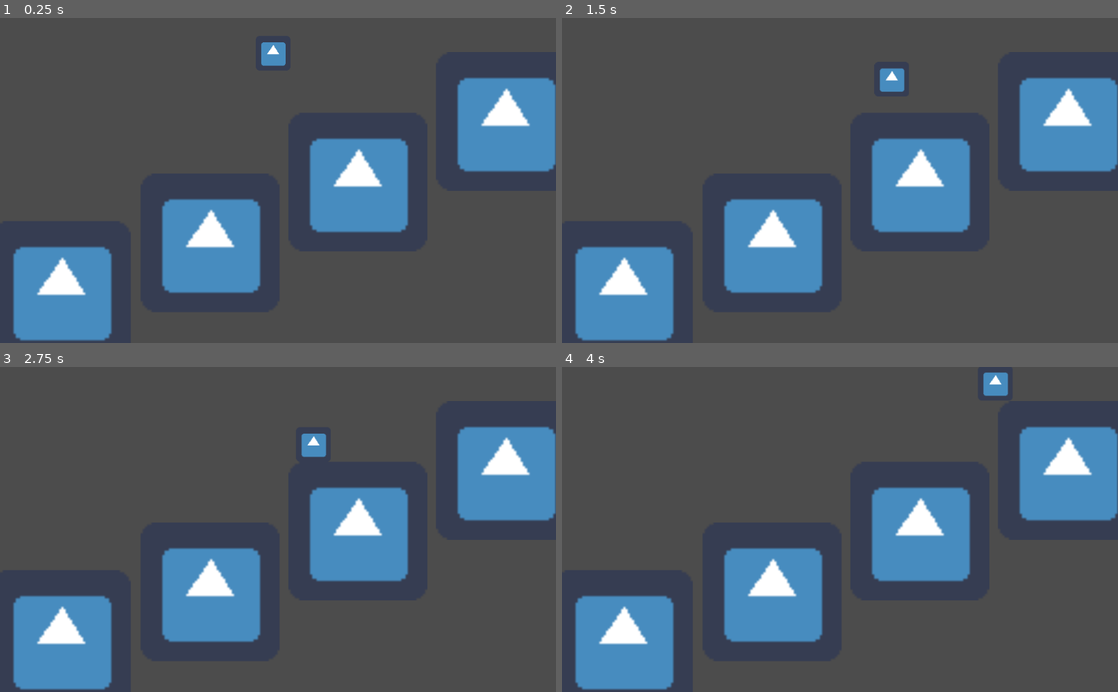
Above: before the commit, frames 1-4 (two rows, left to right).
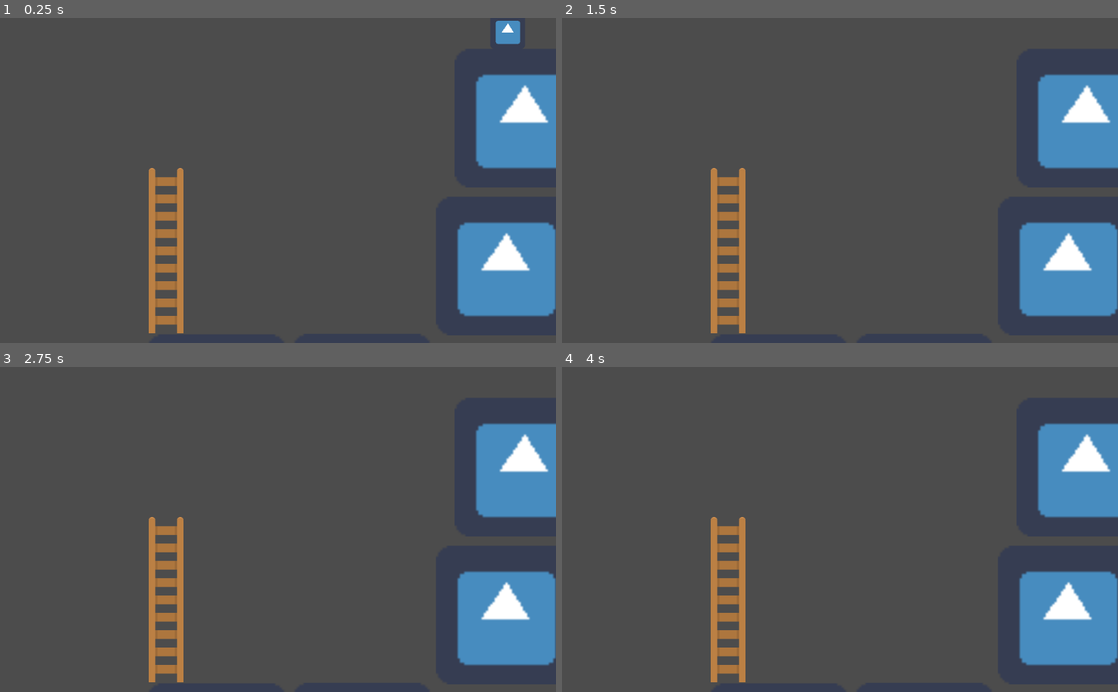
Above: after the commit, the same moments.

Repository: User7800/gamed_prjt2_feb23
Game: Godot game, scene res://MainScene.tscn
Two runs of this game, one before a commit and one after it. Both use one fixed random seed, a clock stepped at 60 frames per second and the inputs below. The project has no main scene, so this scene is started directly. The engine's default icon, where the game draws it, is replaced by a stand-in: a white triangle on a blue panel in a dark square.
Inputs:
- Up to frame 1 (0.25 s): no input
- Up to frame 2 (1.5 s): hold Right (ui_right) from 0.53 s (still down); tap Up (ui_up) at 0.77 s
- Up to frame 3 (2.75 s): tap Up (ui_up) at 1.52 s; release Right (ui_right) at 2.03 s; hold Left (ui_left) from 2.03 s (still down)
- Up to frame 4 (4 s): release Left (ui_left) at 2.78 s; hold Right (ui_right) from 2.78 s (still down); tap Up (ui_up) at 3.02, 3.77 s

The runs differ from the first frame. In frame 1, 25% of the frame differs, in the area x 2-100%, y 0-100%; in frame 2, 24%; in frame 3, 25%; in frame 4, 24%.

Commit message:
modified demo

Diff:
--- a/MainScene.tscn
+++ b/MainScene.tscn
@@ -1,7 +1,8 @@
-[gd_scene load_steps=4 format=2]
+[gd_scene load_steps=5 format=2]
 
 [ext_resource path="res://icon.png" type="Texture" id=1]
 [ext_resource path="res://player.tscn" type="PackedScene" id=2]
+[ext_resource path="res://Platforms.tscn" type="PackedScene" id=3]
 
 [sub_resource type="RectangleShape2D" id=1]
 extents = Vector2( 31.625, 32 )
@@ -9,7 +10,7 @@
 [node name="MainScene" type="Node2D"]
 
 [node name="StaticThing" type="StaticBody2D" parent="."]
-position = Vector2( 113, 503 )
+position = Vector2( 399, 712 )
 scale = Vector2( 4, 4 )
 __meta__ = {
 "_edit_group_": true
@@ -23,7 +24,7 @@
 texture = ExtResource( 1 )
 
 [node name="StaticThing2" type="StaticBody2D" parent="."]
-position = Vector2( 387, 415 )
+position = Vector2( 667, 711 )
 scale = Vector2( 4, 4 )
 __meta__ = {
 "_edit_group_": true
@@ -37,7 +38,7 @@
 texture = ExtResource( 1 )
 
 [node name="StaticThing3" type="StaticBody2D" parent="."]
-position = Vector2( 659, 303 )
+position = Vector2( 931, 458 )
 scale = Vector2( 4, 4 )
 __meta__ = {
 "_edit_group_": true
@@ -51,7 +52,7 @@
 texture = ExtResource( 1 )
 
 [node name="StaticThing4" type="StaticBody2D" parent="."]
-position = Vector2( 931, 191 )
+position = Vector2( 965, 185 )
 scale = Vector2( 4, 4 )
 __meta__ = {
 "_edit_group_": true
@@ -65,4 +66,7 @@
 texture = ExtResource( 1 )
 
 [node name="KinematicBody2D" parent="." instance=ExtResource( 2 )]
-position = Vector2( 503, 25 )
+position = Vector2( 935, -6 )
+
+[node name="Node2D" parent="." instance=ExtResource( 3 )]
+position = Vector2( 274, 390 )
--- a/Platforms.tscn
+++ b/Platforms.tscn
@@ -1,8 +1,8 @@
 [gd_scene load_steps=9 format=2]
 
-[ext_resource path="res://ladder_sprites/ladder_top.png" type="Texture" id=1]
-[ext_resource path="res://ladder_sprites/ladder_mid.png" type="Texture" id=2]
-[ext_resource path="res://cloud3.PNG" type="Texture" id=3]
+[ext_resource path="res://ASSETS/ladder_top.png" type="Texture" id=1]
+[ext_resource path="res://ASSETS/ladder_mid.png" type="Texture" id=2]
+[ext_resource path="res://ASSETS/cloud3.PNG" type="Texture" id=3]
 
 [sub_resource type="ConvexPolygonShape2D" id=2]
 points = PoolVector2Array( 16, 0, 48, 0, 48, 64, 16, 64 )
@@ -86,6 +86,7 @@
 tile_set = SubResource( 1 )
 collision_mask = 0
 format = 1
+tile_data = PoolIntArray( -131072, 0, 0, -65536, 1, 0, 0, 1, 0, 65536, 1, 0, 131072, 1, 0 )
 
 [node name="Tile Clouds" type="TileMap" parent="."]
 tile_set = SubResource( 5 )
--- a/player.gd
+++ b/player.gd
@@ -2,8 +2,9 @@
 
 var velocity = Vector2(0, 0)
 const SPEED = 200
-const JUMP = -600
+const JUMP = -800
 const GRAV = 20
+const TERM_GRAVITY = 1000
 
 func _physics_process(delta):
 	if Input.is_action_pressed("ui_right"):
@@ -11,12 +12,13 @@
 	if Input.is_action_pressed("ui_left"):
 		velocity.x = -SPEED
 
-	velocity.y = (velocity.y + GRAV)
+	if(velocity.y < TERM_GRAVITY):
+		velocity.y = (velocity.y + GRAV)
 
 	if Input.is_action_just_pressed("ui_up") and is_on_floor():
 		velocity.y = JUMP
 
-	#print(velocity.y)
+	print(velocity.y)
 
 	velocity = move_and_slide(velocity, Vector2.UP)
 
Not shown, added: ASSETS/cloud3.PNG.import
Not shown, added: ASSETS/ladder_mid.png.import
Not shown, added: ASSETS/ladder_top.png.import
